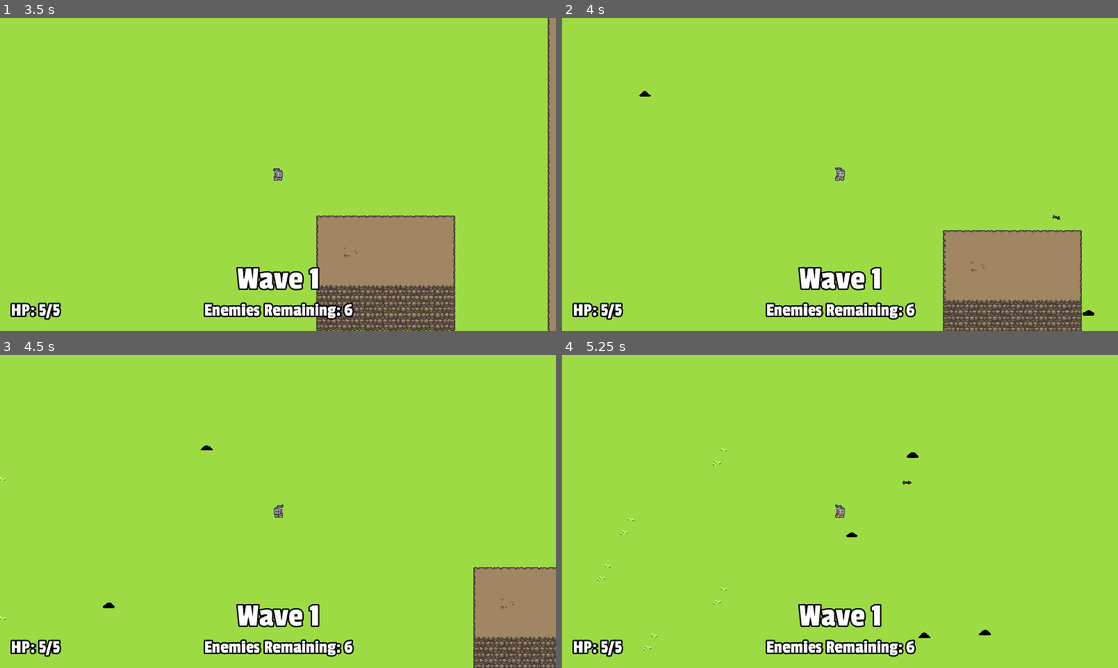
Above: before the commit, frames 1-4 (two rows, left to right).
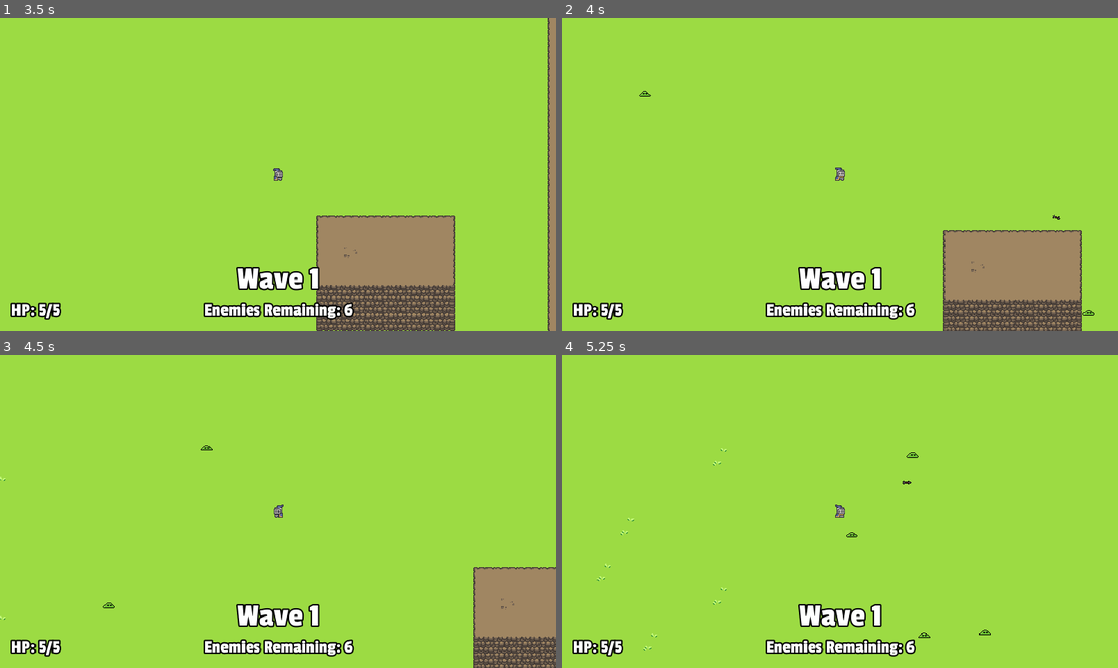
Above: after the commit, the same moments.

Repository: stuson/go-godot-4-game-jam
Game: Godot game, scene res://stages/Level.tscn
The game is run twice, just before and just after one commit, with the same random seed, the same clock (stepped at 60 frames per second) and the same inputs.
Inputs (mouse positions are in pixels of both pictures, inside the frame that each line leads up to):
- Up to frame 1 (3.5 s): tap Enter at 0.5 s; move the mouse to (400, 158) at 0.52 s; press the mouse at (400, 158) at 0.53 s; hold D (move_right) 0.53-1.28 s; move the mouse to (166, 190) at 1.27 s; release the mouse at (166, 190) at 1.28 s; hold S (move_down) 1.28-2.03 s; tap Space (roll) at 1.35, 2.85 s; move the mouse to (333, 105) at 2.02 s; press the mouse at (333, 105) at 2.03 s; hold D (move_right) 2.03-2.78 s; move the mouse to (250, 237) at 2.77 s; release the mouse at (250, 237) at 2.78 s; hold W (move_up) from 2.78 s (still down)
- Up to frame 2 (4 s): move the mouse to (1006, 221) at 3.52 s; release W (move_up) at 3.53 s; press the mouse at (1006, 221) at 3.53 s; hold A (move_left) from 3.53 s (still down)
- Up to frame 3 (4.5 s): keep holding A (move_left); move the mouse to (111, 464) at 4.27 s; release the mouse at (111, 464) at 4.28 s; tap Space (roll) at 4.35 s
- Up to frame 4 (5.25 s): move the mouse to (867, 511) at 5.02 s; release A (move_left) at 5.03 s; press the mouse at (867, 511) at 5.03 s; hold S (move_down) from 5.03 s (still down)

Frame 1 is identical in both runs. In frame 2, less than 0.1% of the frame differs, in the area x 14-96%, y 23-95%; in frame 3, less than 0.1%; in frame 4, less than 0.1%, in the area x 51-77%, y 31-91%.

Commit message:
Improve death explosion visuals

Diff:
--- a/characters/enemies/EnemyMaterial.tres
+++ b/characters/enemies/EnemyMaterial.tres
@@ -26,4 +26,4 @@
 shader = SubResource( 3 )
 shader_param/redden = false
 shader_param/buff_color = Vector3( 0, 0, 0 )
-shader_param/buff_mix = 1.0
+shader_param/buff_mix = 0.0
--- a/characters/enemies/tank_enemy/TankEnemy.tscn
+++ b/characters/enemies/tank_enemy/TankEnemy.tscn
@@ -256,7 +256,6 @@
 [node name="AnimatedSprite" type="AnimatedSprite" parent="."]
 material = ExtResource( 4 )
 frames = SubResource( 26 )
-frame = 12
 playing = true
 centered = false
 offset = Vector2( -16, -24 )
